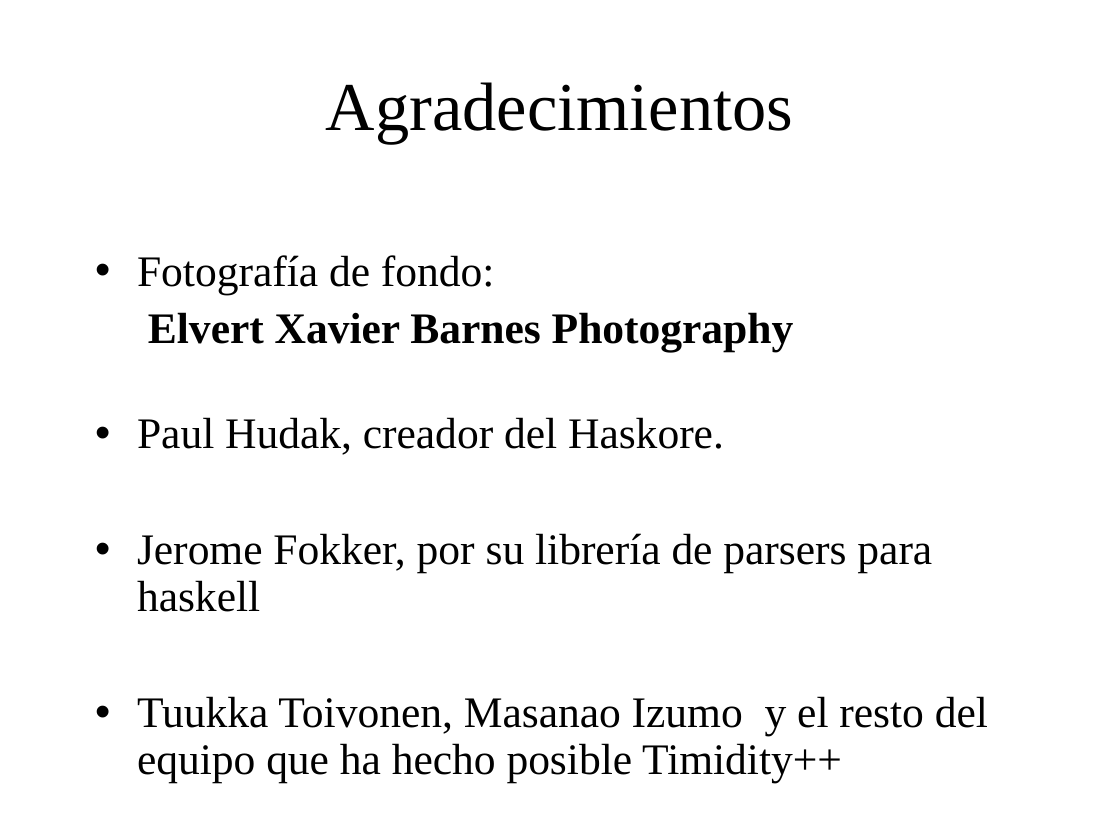
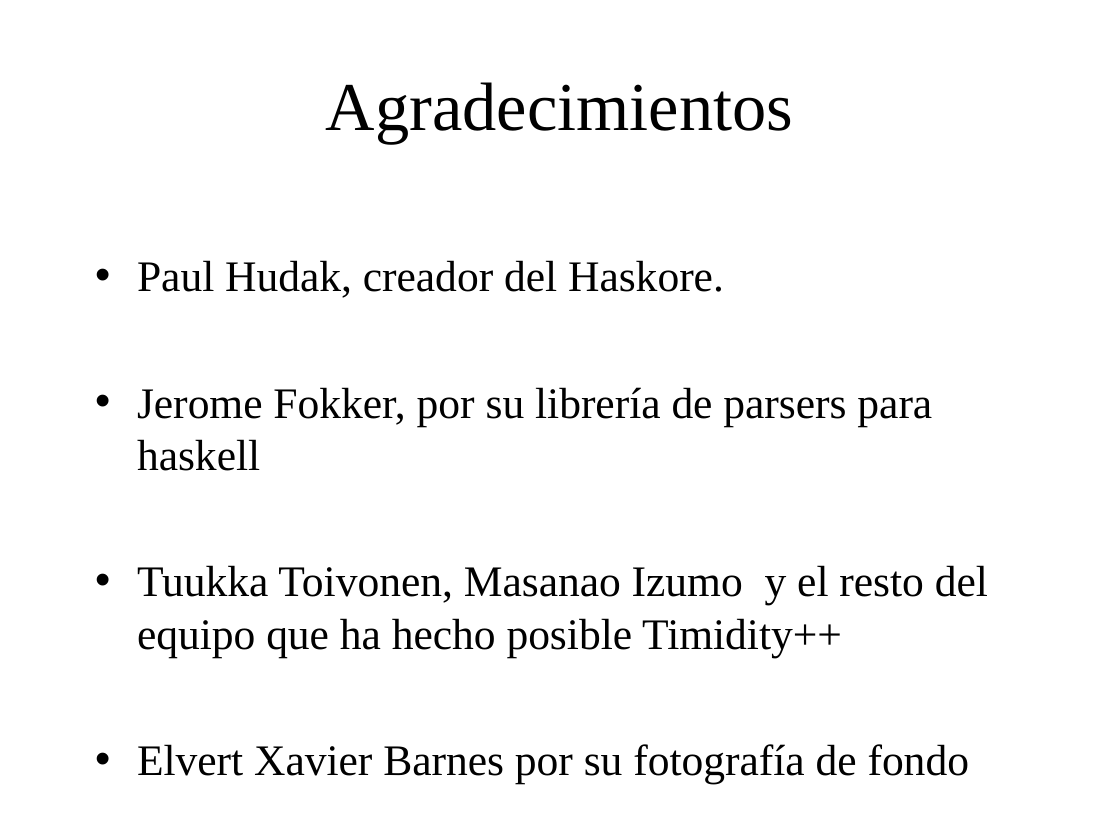
Before and after one commit to BackupTheBerlios/genaro, a slide deck: slide 28 of Documentos/MemoriaSSII/presentacion_proyecto.ppt (slide 12 before the commit). Drawn at 1120x840 pixels with LibreOffice and Linux fonts; fonts in the diff are those of the drawing; background and template pictures are left out. Boxes give left, top, right and bottom in pixels: in the first picture for what was removed or moved away, otherwise in the second. Text is boxed around its words. In the diff, an @@ line names an element or a change of style, - is before the commit and + after.

```diff
--- a/Documentos/MemoriaSSII/presentacion_proyecto.ppt
+++ b/Documentos/MemoriaSSII/presentacion_proyecto.ppt
@@ text at (x1=137, y1=255, x2=794, y2=352): paragraphs removed @@
-• Fotografía de fondo:
-Elvert Xavier Barnes Photography
@@ text at (x1=137, y1=260, x2=988, y2=657): line spacing 0.9 to 1 @@
@@ text at (x1=137, y1=744, x2=970, y2=784): paragraph added @@
+• Elvert Xavier Barnes por su fotografía de fondo
```
Also in this commit, not shown: 7 other slides changed, 17 slides added, 1 slide removed.
